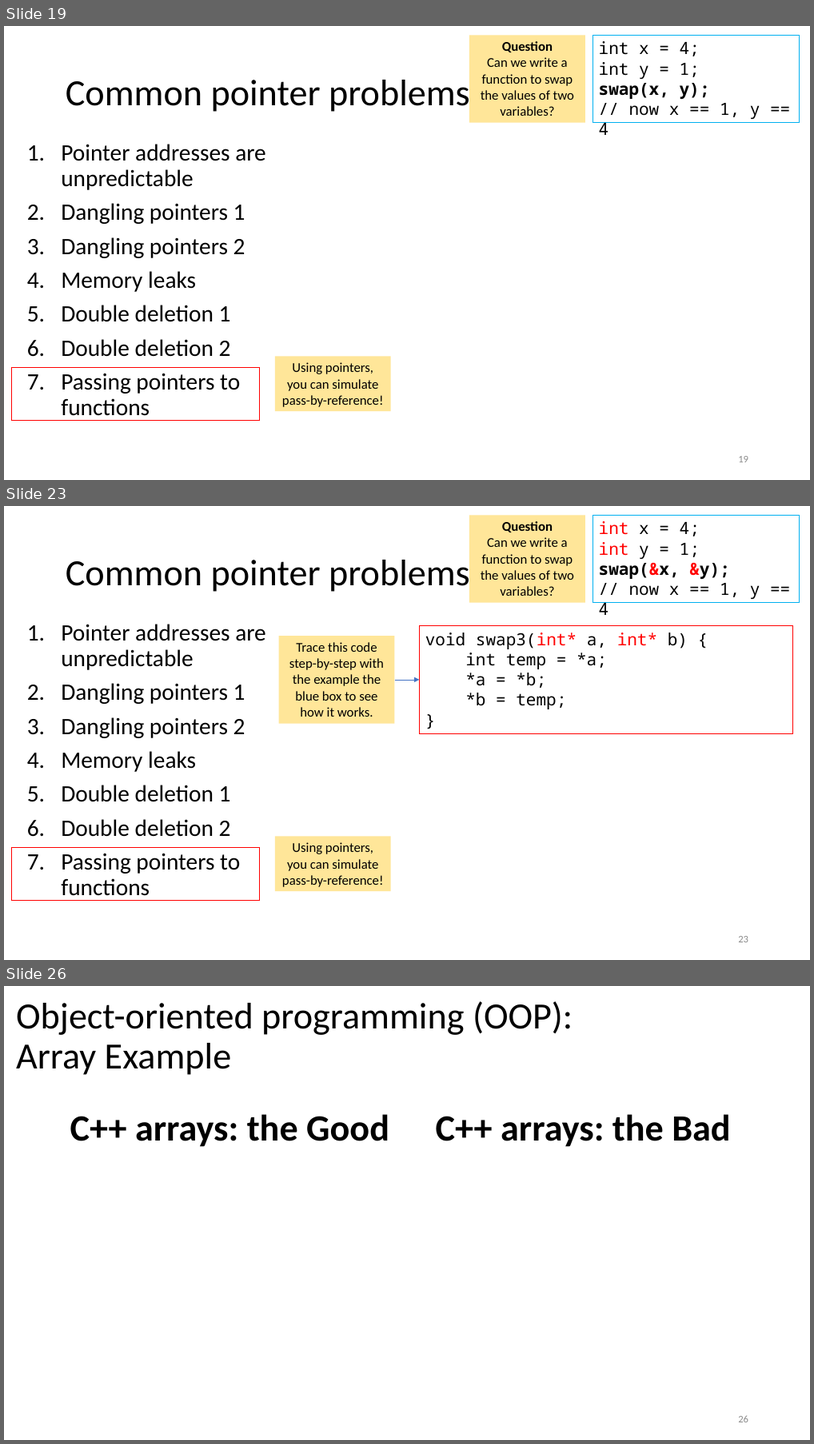
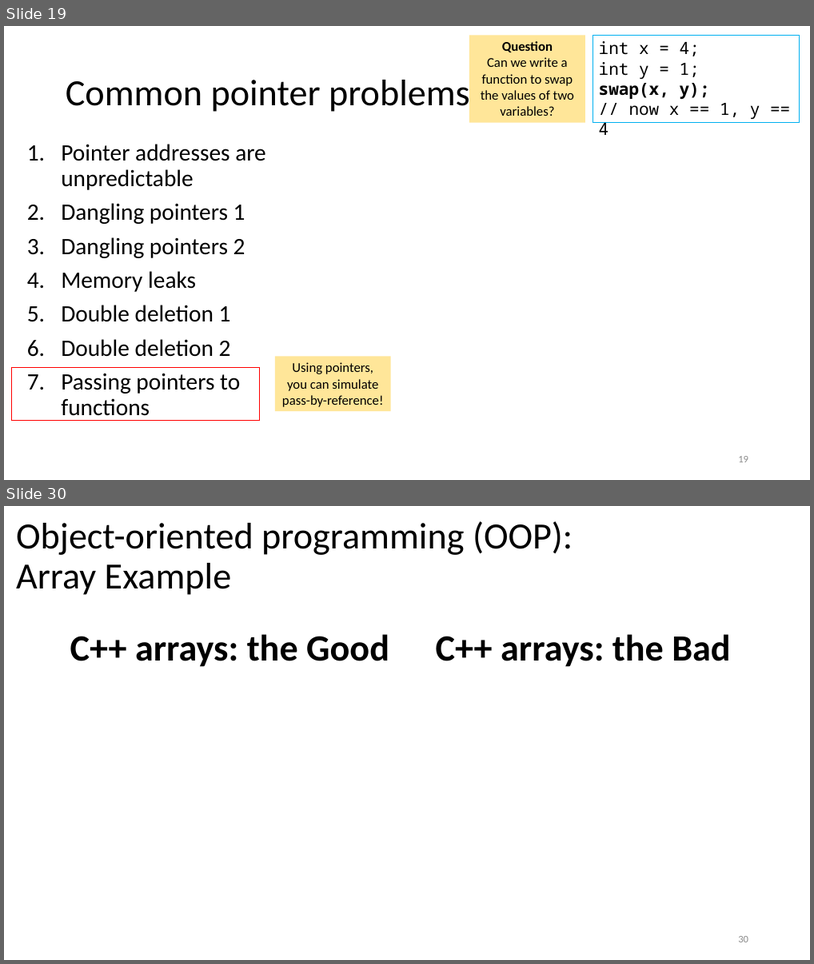
Before and after one commit to tjd1234/cmpt135spring2024, a slide deck: sample_code/week4/week4_cmpt135.pptx. Shown one above the other, each under a label of ours: slides 19, 23 and 26 before the commit, slides 19 and 30 after it; the slides between them are not shown. The pictures are 814x1444 and 814x964 pixels, drawn with LibreOffice and Linux fonts; fonts in the diff are those of the drawing. Boxes give left, top, right and bottom in pixels: in the first picture for what was removed or moved away, otherwise in the second. Text is boxed around its words. In the diff, an @@ line names an element or a change of style, - is before the commit and + after.

```diff
--- a/sample_code/week4/week4_cmpt135.pptx
+++ b/sample_code/week4/week4_cmpt135.pptx
@@ slide 23 removed at [4,506,810,960], background #FFFFFF @@
@@ rectangle removed at [470,515,586,603] @@
-Question
-Can we write a function to swap the values of two variables?
@@ rectangle removed at [594,515,799,603] @@
-int x = 4;
-int y = 1;
-swap(&x, &y);
-// now x == 1, y == 4
@@ title removed at [66,555,470,595] @@
-Common pointer problems
@@ text removed at [61,624,266,900] @@
-1. Pointer addresses are
-   unpredictable
-2. Dangling pointers 1
-3. Dangling pointers 2
-4. Memory leaks
-5. Double deletion 1
-6. Double deletion 2
-7. Passing pointers to
-   functions
@@ rectangle removed at [278,636,394,724] @@
-Trace this code step-by-step with the example the blue box to see how it works.
@@ rectangle removed at [420,626,794,733] @@
-void swap3(int* a, int* b) {
-int temp = *a;
-*a = *b;
-*b = temp;
-}
@@ arrow removed from (394, 680) to (420, 680) @@
@@ rectangle removed at [275,836,391,892] @@
-Using pointers, you can simulate pass-by-reference!
@@ rectangle removed at [12,847,260,900] @@
@@ page number removed at [738,936,749,942] @@
-23
@@ what was slide 26 is now slide 30 @@
@@ page number at [738,936,749,942]: text changed @@
-26
+30
```
Also in this commit, not shown: 22 slides changed, 34 slides added, 1 other file.
